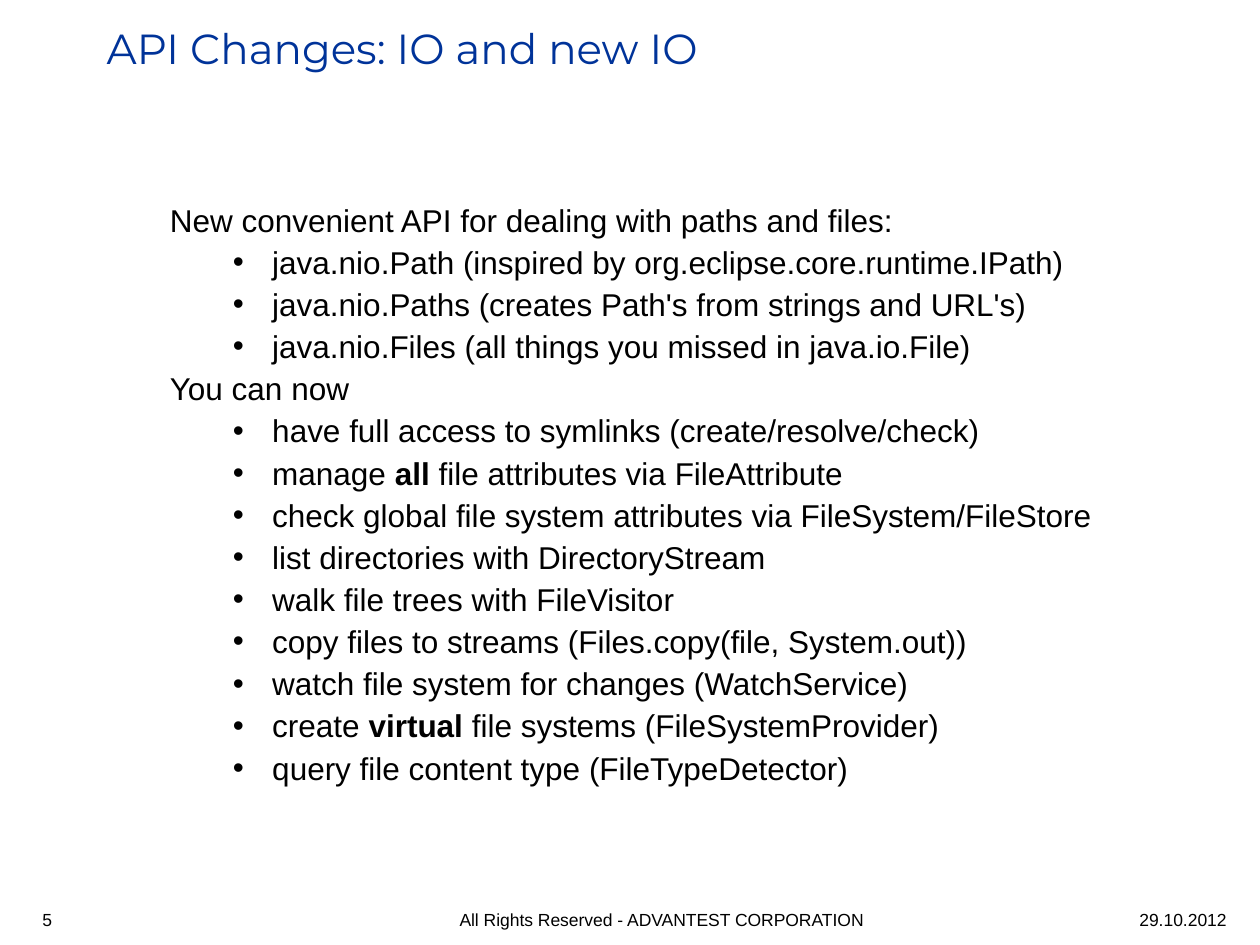
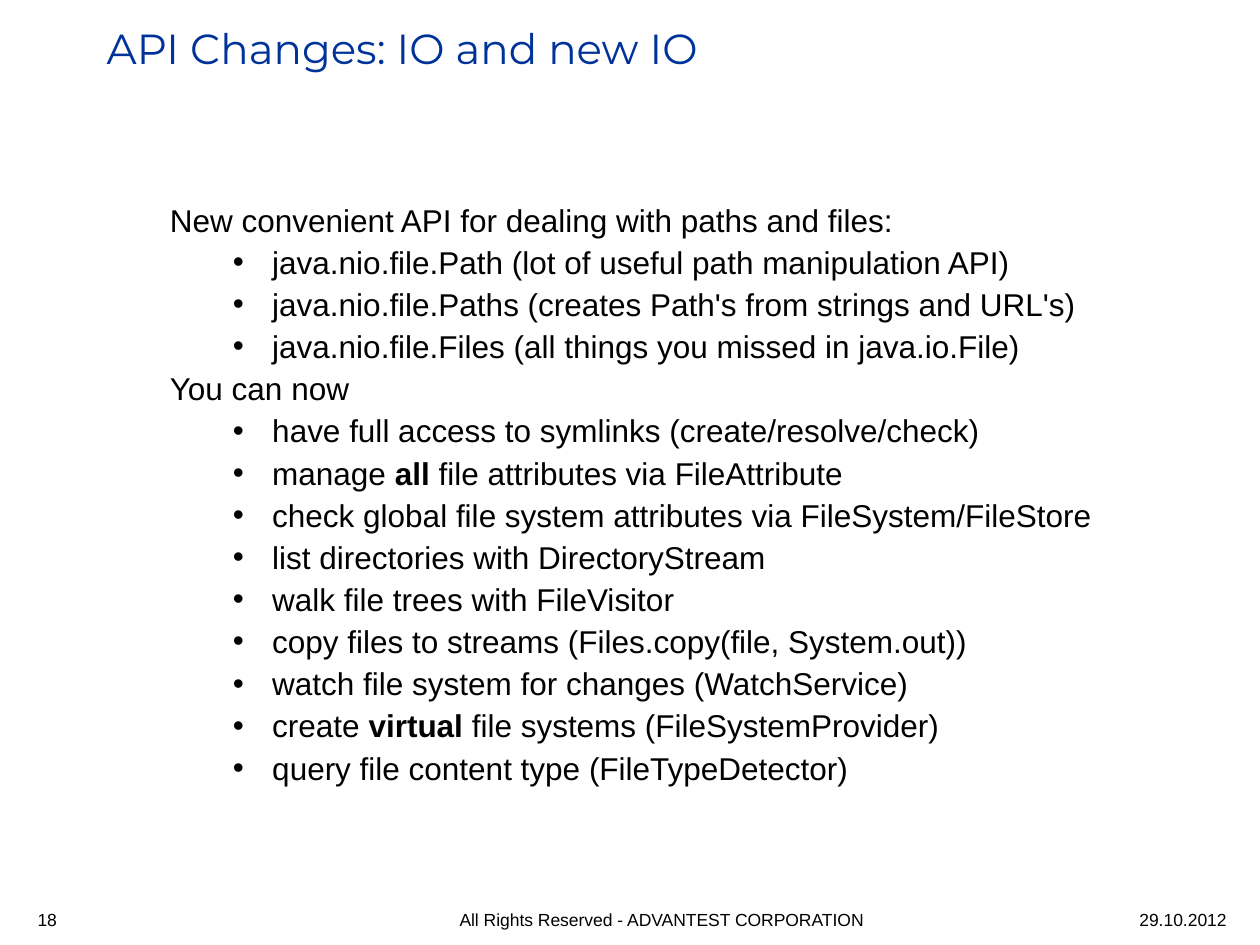
Before and after one commit to iloveeclipse/java7examples, a slide deck: slide 18 of doc/Java7_highlights.ppt (slide 5 before the commit). Drawn at 1260x945 pixels with LibreOffice and Linux fonts; fonts in the diff are those of the drawing; background and template pictures are left out. Boxes give left, top, right and bottom in pixels: in the first picture for what was removed or moved away, otherwise in the second. Text is boxed around its words. In the diff, an @@ line names an element or a change of style, - is before the commit and + after.

Commit message:
latest version

```diff
--- a/doc/Java7_highlights.ppt
+++ b/doc/Java7_highlights.ppt
@@ text at [272,251,1075,364]: text changed @@
-  • java.nio.Path (inspired by org.eclipse.core.runtime.IPath)
-  • java.nio.Paths (creates Path's from strings and URL's)
-  • java.nio.Files (all things you missed in java.io.File)
+  • java.nio.file.Path (lot of useful path manipulation API)
+  • java.nio.file.Paths (creates Path's from strings and URL's)
+  • java.nio.file.Files (all things you missed in java.io.File)
@@ page number at [38,913,57,926]: text changed @@
-5
+18
```
Also in this commit, not shown: 5 other slides changed, 2 slides added.
